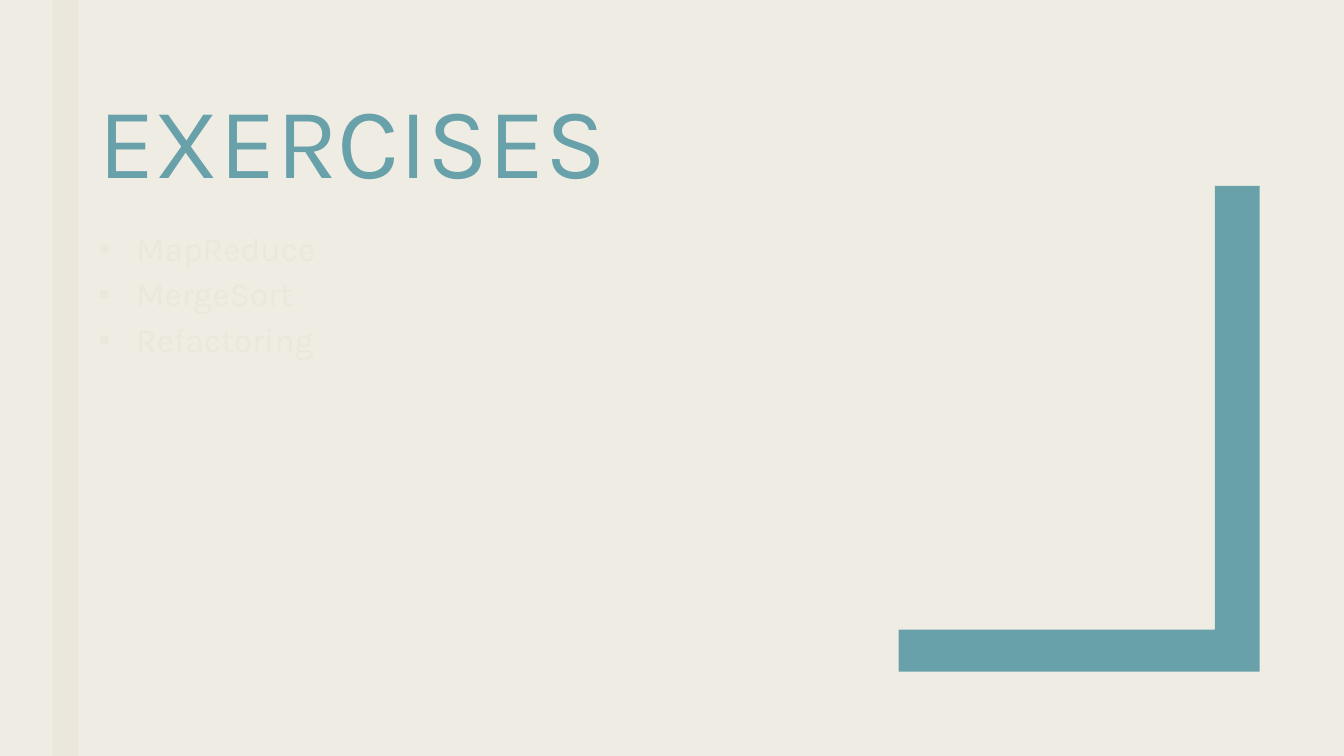
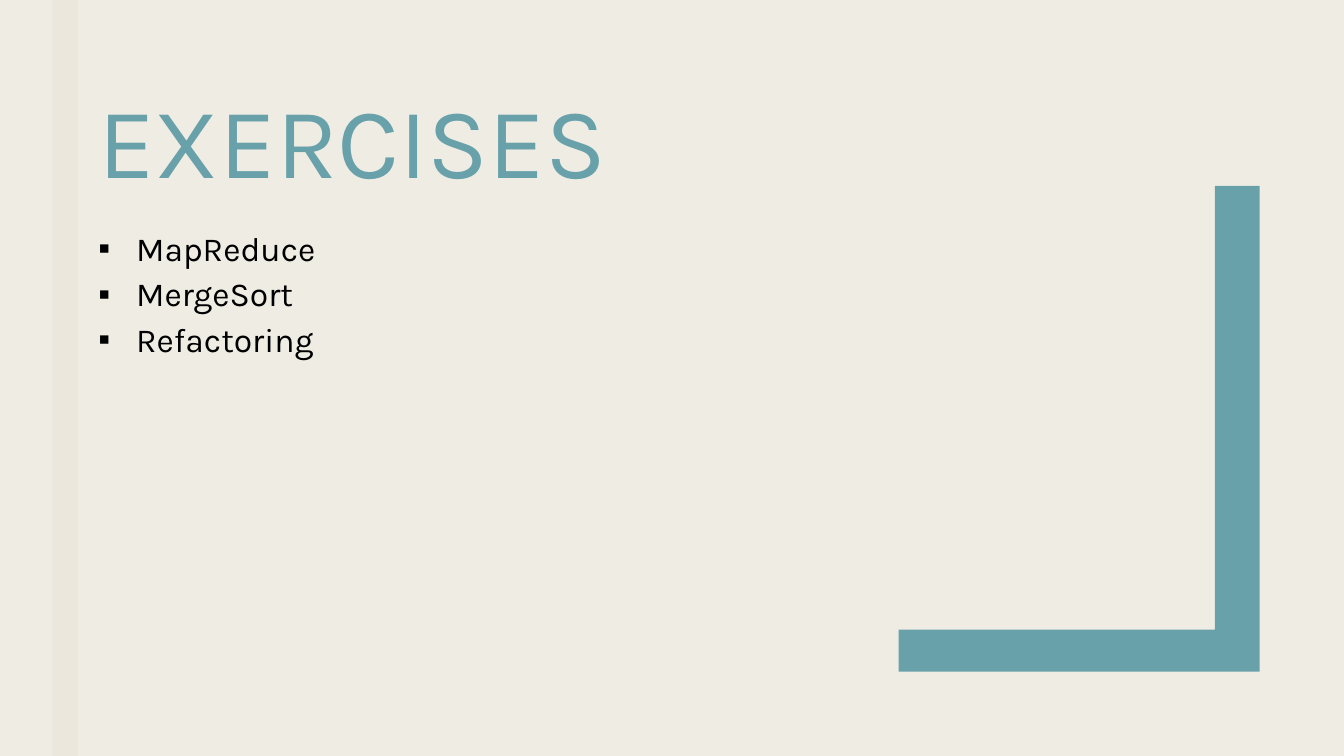
Before and after one commit to manuelhuber/typescript, a slide deck: slide 46 of Typescript.pptx (slide 44 before the commit). Drawn at 1344x756 pixels with LibreOffice and Linux fonts; fonts in the diff are those of the drawing. Boxes give left, top, right and bottom in pixels: in the first picture for what was removed or moved away, otherwise in the second. Text is boxed around its words. In the diff, an @@ line names an element or a change of style, - is before the commit and + after.

```diff
--- a/Typescript.pptx
+++ b/Typescript.pptx
@@ text added at box(136, 238, 315, 360), 24 pt, text #000000 @@
+▪ MapReduce
+▪ MergeSort
+▪ Refactoring
```
Also in this commit, not shown: 3 other slides changed, 3 slides added.
